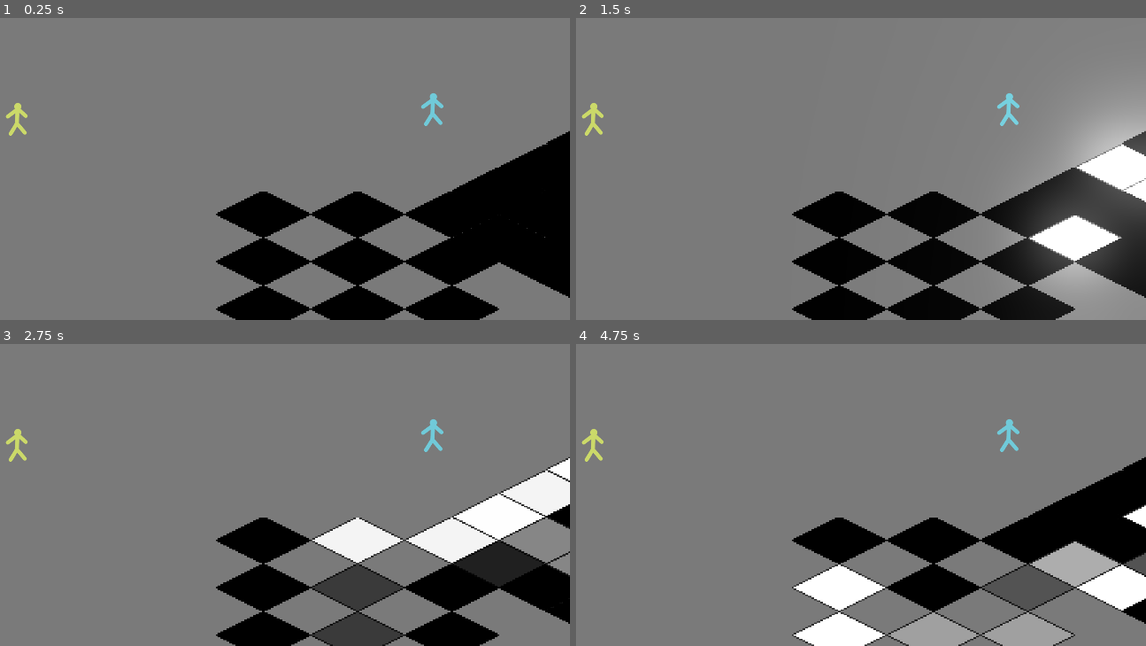
Above: before the commit, frames 1-4 (two rows, left to right).
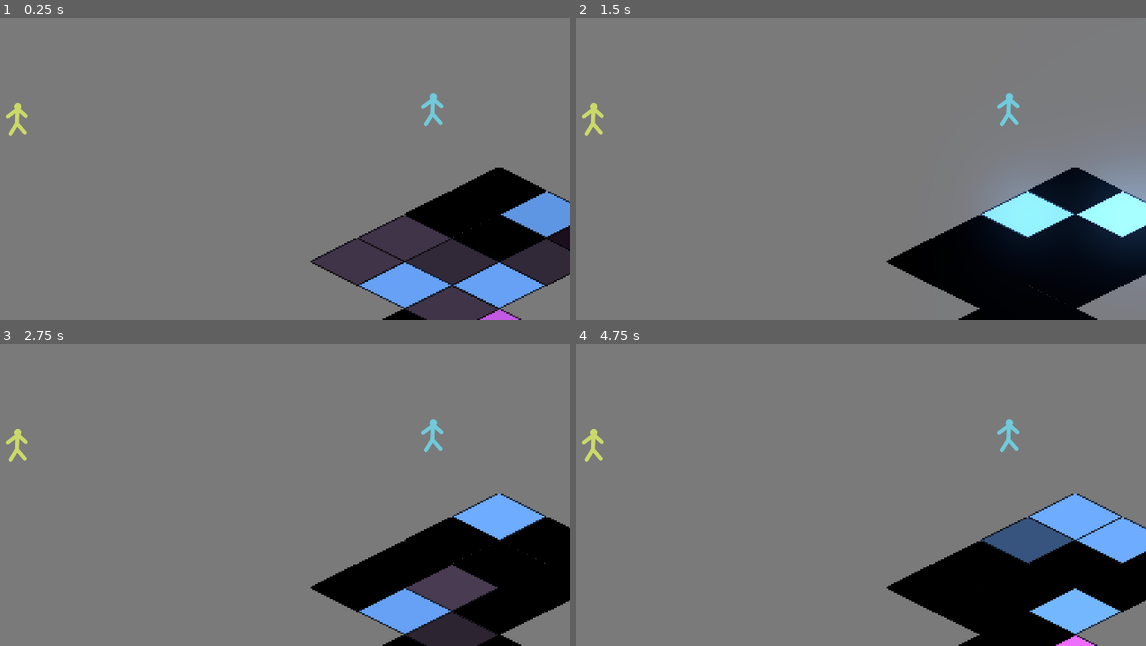
Above: after the commit, the same moments.

Repository: API-Beast/Seal-Clubbing
Game: Godot game, scene res://Main.tscn
The game is run twice, just before and just after one commit, with the same random seed, the same clock (stepped at 60 frames per second) and the same inputs.
Inputs:
- Up to frame 1 (0.25 s): no input
- Up to frame 2 (1.5 s): no input
- Up to frame 3 (2.75 s): no input
- Up to frame 4 (4.75 s): no input

The runs differ from the first frame. In frame 1, 18% of the frame differs, in the area x 37-100%, y 37-100%; in frame 2, 22%, in the area x 37-100%, y 24-100%; in frame 3, 21%; in frame 4, 21%.

Commit message:
floor colors and layout

Diff:
--- a/DiscoFloor.tscn
+++ b/DiscoFloor.tscn
@@ -3,7 +3,7 @@
 [ext_resource path="res://glow.tres" type="Environment" id=1]
 [ext_resource path="res://glowtile.tscn" type="PackedScene" id=2]
 
-[node name="DiscoFloor" type="Node2D"]
+[node name="DiscoFloor" type="Node2D" index="0"]
 
 position = Vector2( 256, 320 )
 
@@ -11,100 +11,180 @@
 
 environment = ExtResource( 1 )
 
-[node name="glowtile" parent="." index="1" instance=ExtResource( 2 )]
+[node name="glowtile9" parent="." index="1" instance=ExtResource( 2 )]
 
-[node name="glowtile2" parent="." index="2" instance=ExtResource( 2 )]
+position = Vector2( 512, 128 )
+
+[node name="glowtile10" parent="." index="2" instance=ExtResource( 2 )]
+
+position = Vector2( 256, 256 )
+
+[node name="glowtile11" parent="." index="3" instance=ExtResource( 2 )]
+
+position = Vector2( 512, 256 )
+
+[node name="glowtile13" parent="." index="4" instance=ExtResource( 2 )]
+
+position = Vector2( 1024, 256 )
+
+[node name="glowtile16" parent="." index="5" instance=ExtResource( 2 )]
+
+position = Vector2( 384, 192 )
+
+[node name="glowtile17" parent="." index="6" instance=ExtResource( 2 )]
+
+position = Vector2( 640, 64 )
+
+[node name="glowtile18" parent="." index="7" instance=ExtResource( 2 )]
+
+position = Vector2( 896, 320 )
+
+[node name="glowtile19" parent="." index="8" instance=ExtResource( 2 )]
+
+position = Vector2( 640, 320 )
+
+[node name="glowtile20" parent="." index="9" instance=ExtResource( 2 )]
+
+position = Vector2( 1024, 128 )
+
+[node name="glowtile50" parent="." index="10" instance=ExtResource( 2 )]
+
+position = Vector2( 1152, 192 )
+
+[node name="glowtile51" parent="." index="11" instance=ExtResource( 2 )]
+
+position = Vector2( 640, 448 )
+
+[node name="glowtile52" parent="." index="12" instance=ExtResource( 2 )]
+
+position = Vector2( 512, 384 )
+
+[node name="glowtile53" parent="." index="13" instance=ExtResource( 2 )]
+
+position = Vector2( 384, 320 )
+
+[node name="glowtile54" parent="." index="14" instance=ExtResource( 2 )]
+
+position = Vector2( 1280, 128 )
+
+[node name="glowtile55" parent="." index="15" instance=ExtResource( 2 )]
+
+position = Vector2( 1152, 64 )
+
+[node name="glowtile56" parent="." index="16" instance=ExtResource( 2 )]
+
+position = Vector2( 1024, 0 )
+
+[node name="glowtile57" parent="." index="17" instance=ExtResource( 2 )]
+
+position = Vector2( 896, -64 )
+
+[node name="glowtile58" parent="." index="18" instance=ExtResource( 2 )]
+
+position = Vector2( 640, -64 )
+
+[node name="glowtile59" parent="." index="19" instance=ExtResource( 2 )]
+
+position = Vector2( 512, -128 )
+
+[node name="glowtile60" parent="." index="20" instance=ExtResource( 2 )]
 
 position = Vector2( 384, 64 )
 
-[node name="glowtile3" parent="." index="3" instance=ExtResource( 2 )]
+[node name="glowtile61" parent="." index="21" instance=ExtResource( 2 )]
 
-position = Vector2( 384, 192 )
+position = Vector2( 256, 128 )
 
-[node name="glowtile4" parent="." index="4" instance=ExtResource( 2 )]
+[node name="glowtile66" parent="." index="22" instance=ExtResource( 2 )]
 
-position = Vector2( 128, 192 )
+[node name="glowtile67" parent="." index="23" instance=ExtResource( 2 )]
 
-[node name="glowtile5" parent="." index="5" instance=ExtResource( 2 )]
+position = Vector2( 256, 0 )
 
-position = Vector2( -128, 192 )
-
-[node name="glowtile6" parent="." index="6" instance=ExtResource( 2 )]
-
-position = Vector2( -128, 64 )
-
-[node name="glowtile7" parent="." index="7" instance=ExtResource( 2 )]
-
-position = Vector2( 128, -64 )
-
-[node name="glowtile8" parent="." index="8" instance=ExtResource( 2 )]
-
-position = Vector2( -128, -64 )
-
-[node name="glowtile9" parent="." index="9" instance=ExtResource( 2 )]
+[node name="glowtile68" parent="." index="24" instance=ExtResource( 2 )]
 
 position = Vector2( 384, -64 )
 
-[node name="glowtile10" parent="." index="10" instance=ExtResource( 2 )]
-
-position = Vector2( 512, -128 )
-
-[node name="glowtile11" parent="." index="11" instance=ExtResource( 2 )]
-
-position = Vector2( 640, -192 )
-
-[node name="glowtile12" parent="." index="12" instance=ExtResource( 2 )]
-
-position = Vector2( 768, -256 )
-
-[node name="glowtile13" parent="." index="13" instance=ExtResource( 2 )]
-
-position = Vector2( 896, -192 )
-
-[node name="glowtile14" parent="." index="14" instance=ExtResource( 2 )]
-
-position = Vector2( 768, -128 )
-
-[node name="glowtile15" parent="." index="15" instance=ExtResource( 2 )]
-
-position = Vector2( 640, -64 )
-
-[node name="glowtile16" parent="." index="16" instance=ExtResource( 2 )]
+[node name="glowtile69" parent="." index="25" instance=ExtResource( 2 )]
 
 position = Vector2( 512, 0 )
 
-[node name="glowtile17" parent="." index="17" instance=ExtResource( 2 )]
-
-position = Vector2( 640, 64 )
-
-[node name="glowtile18" parent="." index="18" instance=ExtResource( 2 )]
-
-position = Vector2( 768, 0 )
-
-[node name="glowtile19" parent="." index="19" instance=ExtResource( 2 )]
-
-position = Vector2( 896, -64 )
-
-[node name="glowtile20" parent="." index="20" instance=ExtResource( 2 )]
+[node name="glowtile70" parent="." index="26" instance=ExtResource( 2 )]
 
 position = Vector2( 1024, -128 )
 
-[node name="glowtile21" parent="." index="21" instance=ExtResource( 2 )]
+[node name="glowtile71" parent="." index="27" instance=ExtResource( 2 )]
 
 position = Vector2( 1152, -64 )
 
-[node name="glowtile22" parent="." index="22" instance=ExtResource( 2 )]
+[node name="glowtile72" parent="." index="28" instance=ExtResource( 2 )]
 
-position = Vector2( 1024, 0 )
+position = Vector2( 1280, 0 )
 
-[node name="glowtile23" parent="." index="23" instance=ExtResource( 2 )]
+[node name="glowtile73" parent="." index="29" instance=ExtResource( 2 )]
+
+position = Vector2( 1408, 64 )
+
+[node name="glowtile74" parent="." index="30" instance=ExtResource( 2 )]
+
+position = Vector2( 1408, 320 )
+
+[node name="glowtile75" parent="." index="31" instance=ExtResource( 2 )]
+
+position = Vector2( 1280, 384 )
+
+[node name="glowtile76" parent="." index="32" instance=ExtResource( 2 )]
+
+position = Vector2( 1152, 448 )
+
+[node name="glowtile77" parent="." index="33" instance=ExtResource( 2 )]
+
+position = Vector2( 1024, 512 )
+
+[node name="glowtile78" parent="." index="34" instance=ExtResource( 2 )]
+
+position = Vector2( 512, 512 )
+
+[node name="glowtile79" parent="." index="35" instance=ExtResource( 2 )]
+
+position = Vector2( 384, 448 )
+
+[node name="glowtile80" parent="." index="36" instance=ExtResource( 2 )]
+
+position = Vector2( 256, 384 )
+
+[node name="glowtile81" parent="." index="37" instance=ExtResource( 2 )]
+
+position = Vector2( 128, 320 )
+
+[node name="glowtile82" parent="." index="38" instance=ExtResource( 2 )]
+
+position = Vector2( 128, 320 )
+
+[node name="glowtile62" parent="." index="39" instance=ExtResource( 2 )]
+
+position = Vector2( 896, 448 )
+
+[node name="glowtile63" parent="." index="40" instance=ExtResource( 2 )]
+
+position = Vector2( 1024, 384 )
+
+[node name="glowtile64" parent="." index="41" instance=ExtResource( 2 )]
+
+position = Vector2( 1152, 320 )
+
+[node name="glowtile65" parent="." index="42" instance=ExtResource( 2 )]
+
+position = Vector2( 1280, 256 )
+
+[node name="glowtile21" parent="." index="43" instance=ExtResource( 2 )]
+
+position = Vector2( 768, 384 )
+
+[node name="glowtile22" parent="." index="44" instance=ExtResource( 2 )]
 
 position = Vector2( 896, 64 )
 
-[node name="glowtile24" parent="." index="24" instance=ExtResource( 2 )]
+[node name="glowtile23" parent="." index="45" instance=ExtResource( 2 )]
 
-position = Vector2( 768, 128 )
-
-[node name="glowtile25" parent="." index="25" instance=ExtResource( 2 )]
-
-position = Vector2( 768, 128 )
+position = Vector2( 768, 0 )
--- a/glowtile.gd
+++ b/glowtile.gd
@@ -4,15 +4,17 @@
 
 
 var anis = ["turn_off", "turn_on", "quick_flash", "short_pulse", "short_pulse", "none", "none", "none", "none"]
+var colors = ["C95AEE", "5F9AEE", "F5CB6E", "3E3146"]
+var speed = 2.0
 
 func _ready():
 	# Called every time the node is added to the scene.
 	# Initialization here
-	$AnimationPlayer.play("turn_off");
-	$AnimationPlayer.playback_speed = 2.0
+	$AnimationPlayer.playback_speed = speed
 	pass
 
 func _process(delta):
 	if not $AnimationPlayer.is_playing():
 		for i in range(0,10):
 			$AnimationPlayer.queue(anis[randi()%anis.size()])
+			$".".self_modulate = Color(colors[randi()%colors.size()])
--- a/glowtile.tscn
+++ b/glowtile.tscn
@@ -1,9 +1,9 @@
 [gd_scene load_steps=8 format=2]
 
-[ext_resource path="res://glowtile.png" type="Texture" id=1]
+[ext_resource path="res://Assets/glowtile.png" type="Texture" id=1]
 [ext_resource path="res://glowtile.gd" type="Script" id=2]
 
-[sub_resource type="Animation" id=4]
+[sub_resource type="Animation" id=1]
 
 resource_name = "none"
 length = 2.0
@@ -60,9 +60,8 @@
 "values": [ Color( 0, 0, 0, 1 ), Color( 1, 1, 1, 1 ), Color( 0, 0, 0, 1 ), Color( 0, 0, 0, 1 ) ]
 }
 
-[sub_resource type="Animation" id=1]
+[sub_resource type="Animation" id=4]
 
-resource_name = "turn_off"
 length = 1.0
 loop = false
 step = 0.1
@@ -79,9 +78,8 @@
 "values": [ Color( 1, 1, 1, 1 ), Color( 0, 0, 0, 1 ) ]
 }
 
-[sub_resource type="Animation" id=2]
+[sub_resource type="Animation" id=5]
 
-resource_name = "turn_on"
 length = 1.0
 loop = false
 step = 0.1
@@ -98,7 +96,7 @@
 "values": [ Color( 0, 0, 0, 1 ), Color( 1, 1, 1, 1 ) ]
 }
 
-[node name="glowtile" type="Sprite" index="0"]
+[node name="glowtile" type="Sprite"]
 
 modulate = Color( 0, 0, 0, 1 )
 position = Vector2( 128, 64 )
@@ -113,9 +111,9 @@
 playback_process_mode = 1
 playback_default_blend_time = 0.0
 playback_speed = 1.0
-anims/none = SubResource( 4 )
-anims/quick_flash = SubResource( 3 )
-anims/short_pulse = SubResource( 5 )
-anims/turn_off = SubResource( 1 )
-anims/turn_on = SubResource( 2 )
+anims/none = SubResource( 1 )
+anims/quick_flash = SubResource( 2 )
+anims/short_pulse = SubResource( 3 )
+anims/turn_off = SubResource( 4 )
+anims/turn_on = SubResource( 5 )
 blend_times = [  ]
Renamed: glowtile.png -> Assets/glowtile.png
Not shown, changed: Assets/glowtile.png.import
Not shown: 2 places in glowtile.tscn that only renumber resources
